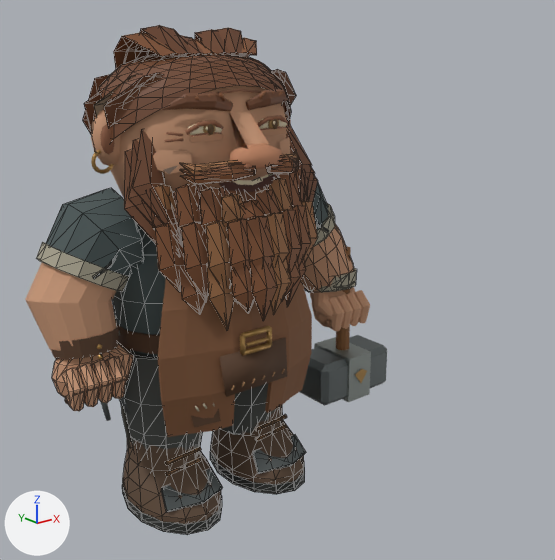
An edit to the glTF model Art/Blender/StoryCharacters/Blacksmith/model.glb, drawn before and after from the same camera.
Before and after are seen from a 50 mm camera at (-1.682, -2.6, 1.914) aimed at (0.159, -0.299, 0.993). Arrows for +X, +Y and +Z are at lower left; the lights stay in place. The first picture is the older version. Mesh edges are drawn as thin lines on the coarser meshes.

Names of what the first picture shows: 'NPC_SMITH_APRON_LEATHER', 'NPC_SMITH_ARM_L', 'NPC_SMITH_ARM_R', 'NPC_SMITH_BEARD_WILD', 'NPC_SMITH_BOOT_L', 'NPC_SMITH_BOOT_R', 'NPC_SMITH_FORGING_HAMMER', 'NPC_SMITH_HAIR_UNKEMPT', 'NPC_SMITH_HAND_L', 'NPC_SMITH_HEAD_FACE', 'NPC_SMITH_PANTS', 'NPC_SMITH_TORSO_WORKSHIRT' and 2 more.
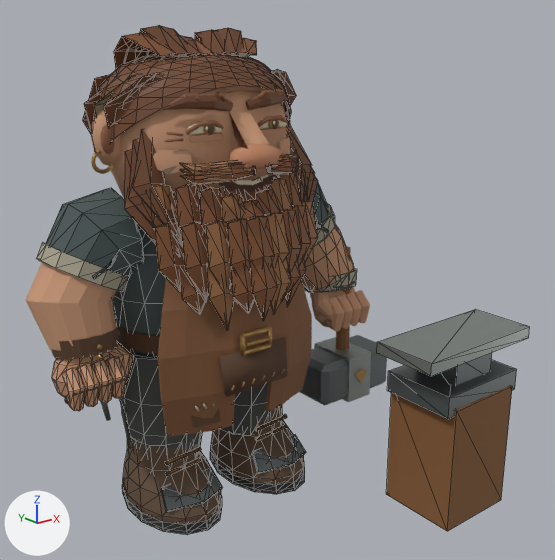
Where the change shows, as pixel boxes [x1, y1, x2, y2] in the pictures (555 x 560 px):
'NPC_SMITH_WORK_ANVIL', added
    after: [377, 309, 530, 531]
    faces in mat_mat_smith_wood_surface (brown #865b34): [386, 386, 512, 531]
    faces in mat_mat_smith_iron_edge_surface (grey #959b97): [377, 309, 530, 376]
    faces in mat_mat_smith_iron_surface (grey #6c7373): [388, 352, 517, 419]

The change, as a diff of the scene's bpy script:
```diff
--- a/Art/Blender/StoryCharacters/Blacksmith/model.glb.py
+++ b/Art/Blender/StoryCharacters/Blacksmith/model.glb.py
@@ me_npc_smith_work_anvil @@
+me_npc_smith_work_anvil.from_pydata(...)  # a box spanning x 0.54..0.9, y -0.93..-0.59, z 0.0..0.54, material slot 0; a box spanning x 0.505..0.935, y -0.92..-0.6, z 0.515..0.605, material slot 1; a box spanning x 0.61..0.83, y -0.865..-0.655, z 0.575..0.725, material slot 1; a box spanning x 0.41..1.03, y -0.9..-0.62, z 0.715..0.765, material slot 2
+me_npc_smith_work_anvil.materials.append(mat_mat_smith_wood_surface)  # brown #865b34
+me_npc_smith_work_anvil.materials.append(mat_mat_smith_iron_surface)  # grey #6c7373
+me_npc_smith_work_anvil.materials.append(mat_mat_smith_iron_edge_surface)  # grey #959b97
@@ ob_npc_smith_work_anvil @@
+ob_npc_smith_work_anvil = bpy.data.objects.new('NPC_SMITH_WORK_ANVIL', me_npc_smith_work_anvil)
+ob_npc_smith_work_anvil.location = (0.0, 0.0, 0.0)
```
